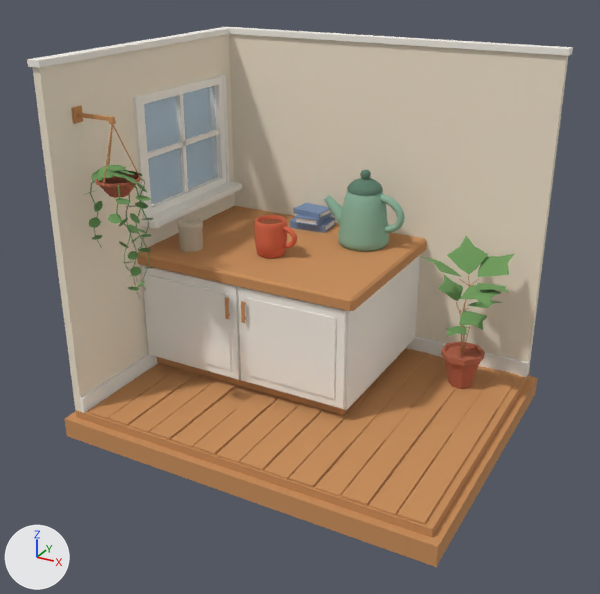
A saved change to the glTF model public/models/nook.glb.
The view is the same before and after, from a 50 mm lens placed at (1.004, -1.745, 0.738), pointed at (0.134, -0.164, -0.053). The lights are fixed; the arrows at lower left show +X, +Y and +Z. The first picture is the older version. Where no turn or scale is listed for an object, it has been applied to the vertices. Vertices at exactly the same position are counted once.

Objects in the first picture: 'Kettle', 'Mug', 'Room', 'Window_Glass' and 1 more.
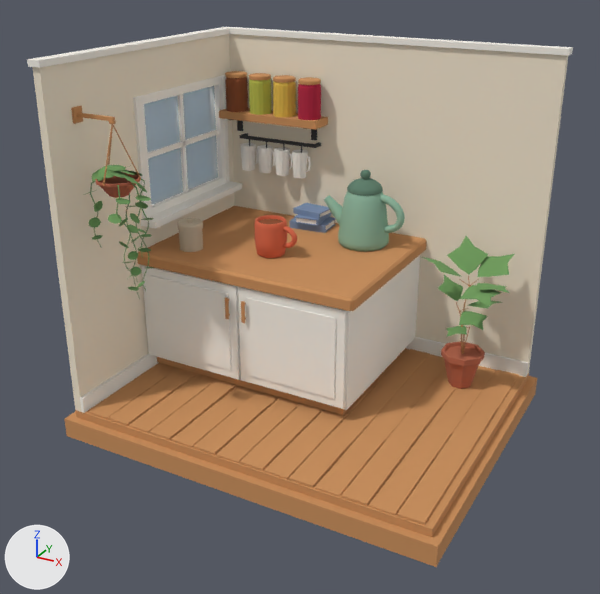
Location of each change, [x1, y1, x2, y2] in pixels of the pictures (600 x 594 px):
part 1 of me_room, added (orange): after [219, 108, 328, 130]
part 2 of me_room, added: after [240, 135, 317, 148]
part 3 of me_room, added: after [225, 71, 321, 178]

What the commit changed:
Material 'Mat_Bag2' (mat_mat_bag2) is new.
Its base color is (0.745, 0.479, 0.0685) (yellow #e0b84a).
Its roughness is 1.0.
Material 'Mat_Iron' (mat_mat_iron) is new.
Its base color is (0.0423, 0.0423, 0.0423) (dark grey #3a3a3a).
Its roughness is 1.0.
Material 'Mat_Bag3' (mat_mat_bag3) is new.
Its base color is (0.451, 0.0152, 0.0497) (red #b3213f).
Its roughness is 1.0.
Material 'Mat_Bag1' (mat_mat_bag1) is new.
Its base color is (0.462, 0.479, 0.0685) (yellow #b5b84a).
Its roughness is 1.0.
Material 'Mat_Bag0' (mat_mat_bag0) is new.
Its base color is (0.254, 0.0704, 0.0232) (brown #8a4b2a).
Its roughness is 1.0.
me_room is used by ob_room; location (0.0, 0.0, 0.0).
me_room had 1761 vertices, 2548 faces and spanned x -0.34..0.62, y -0.495..0.265, z -0.4..0.5.
me_room now has 2545 vertices, 4012 faces and spans x -0.34..0.62, y -0.495..0.265, z -0.4..0.5.
me_room part 1: a new loose piece, a box spanning x -0.295..0.005, y 0.155..0.226, z 0.27..0.29, in mat_mat_wood (orange #c98f5b).
me_room part 2: a new loose piece, a box spanning x -0.255..-0.015, y 0.194..0.202, z 0.211..0.219, in mat_mat_iron (dark grey #3a3a3a).
me_room part 3: 704 vertices added at x -0.287..-0.002, y 0.16..0.226, z 0.125..0.39.
Other edits to the shape of me_room do not show in these pictures.
me_room gains material mat_mat_iron (dark grey #3a3a3a).
me_room gains material mat_mat_bag0 (brown #8a4b2a).
me_room gains material mat_mat_bag1 (yellow #b5b84a).
me_room gains material mat_mat_bag2 (yellow #e0b84a).
me_room gains material mat_mat_bag3 (red #b3213f).
